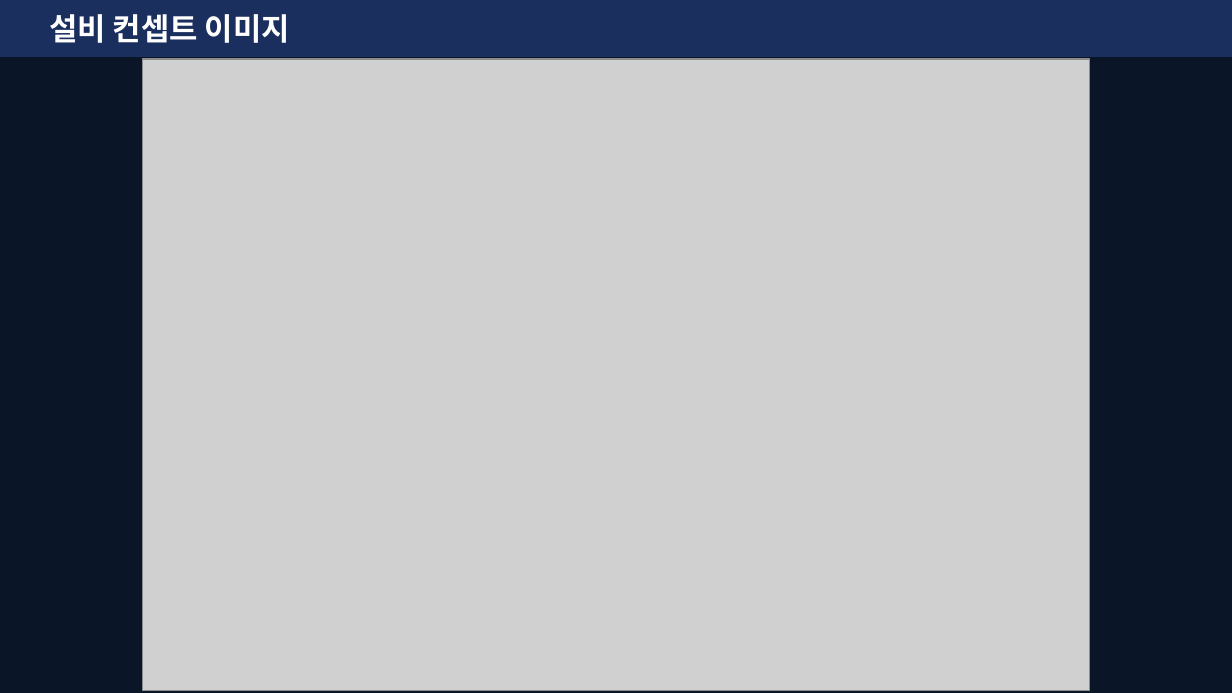
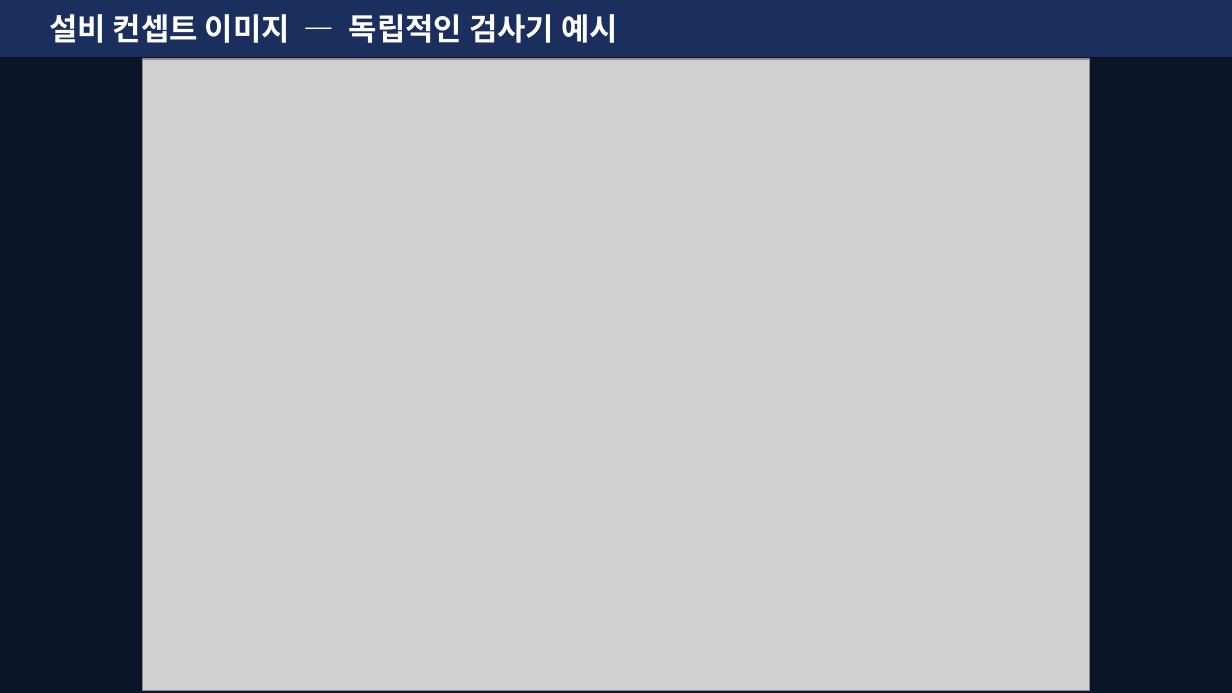
Before and after one commit to Insys-HQ/Insys-review, a slide deck: slide 6 of winnercom.pptx. Drawn at 1232x693 pixels with LibreOffice and Linux fonts; fonts in the diff are those of the drawing; grey boxes stand for pictures. Boxes give left, top, right and bottom in pixels: in the first picture for what was removed or moved away, otherwise in the second. Text is boxed around its words. In the diff, an @@ line names an element or a change of style, - is before the commit and + after.

```diff
--- a/winnercom.pptx
+++ b/winnercom.pptx
@@ text at (49,14,618,43): text changed @@
-설비 컨셉트 이미지
+설비 컨셉트 이미지 — 독립적인 검사기 예시
```
Also in this commit, not shown: 1 other slide changed.
